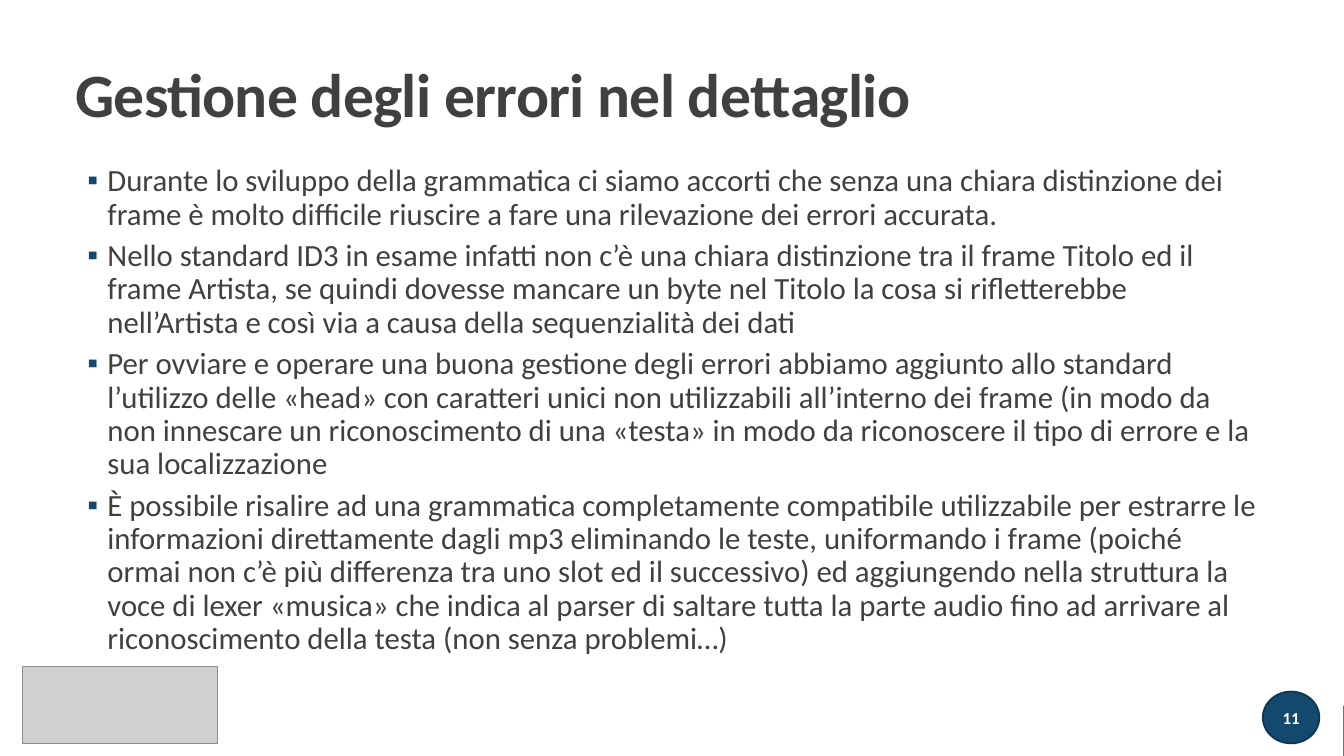
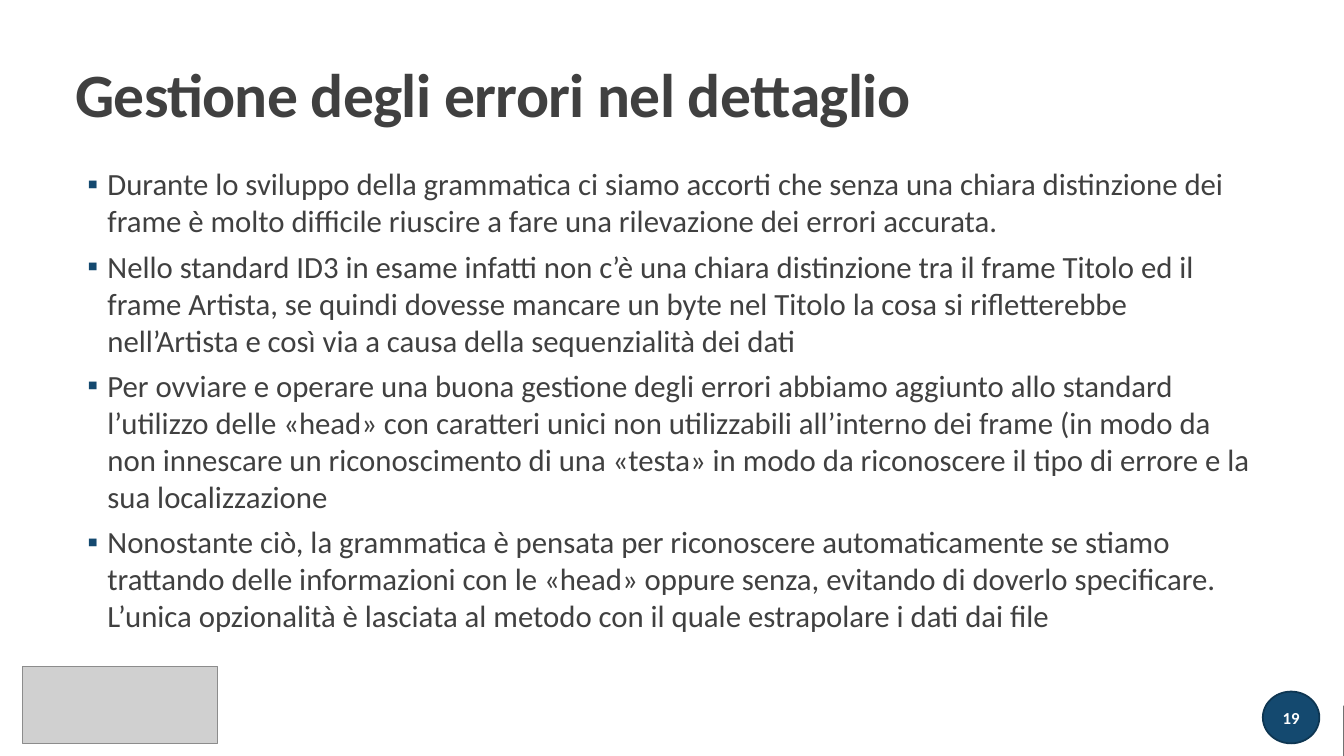
Before and after one commit to atusghen/SimpleID3, a slide deck: slide 19 of presentazione tecnica.pptx (slide 11 before the commit). Drawn at 1344x756 pixels with LibreOffice and Linux fonts; fonts in the diff are those of the drawing; grey boxes stand for pictures. Boxes give left, top, right and bottom in pixels: in the first picture for what was removed or moved away, otherwise in the second. Text is boxed around its words. In the diff, an @@ line names an element or a change of style, - is before the commit and + after.

```diff
--- a/presentazione tecnica.pptx
+++ b/presentazione tecnica.pptx
@@ text at <box>107,173,1249,508</box>: line spacing 0.9 to 1 @@
@@ text at <box>107,531,1216,632</box>: text changed @@
-  ▪ È possibile risalire ad una grammatica completamente compatibile utilizzabile per estrarre le informazioni direttamente dagli mp3 eliminando le teste, uniformando i frame (poiché ormai non c’è più differenza tra uno slot ed il successivo) ed aggiungendo nella struttura la voce di lexer «musica» che indica al parser di saltare tutta la parte audio fino ad arrivare al riconoscimento della testa (non senza problemi…)
+  ▪ Nonostante ciò, la grammatica è pensata per riconoscere automaticamente se stiamo trattando delle informazioni con le «head» oppure senza, evitando di doverlo specificare. L’unica opzionalità è lasciata al metodo con il quale estrapolare i dati dai file
@@ page number at <box>1283,713,1300,724</box>: text changed @@
-11
+19
```
Also in this commit, not shown: 3 other slides changed, 13 slides added, 4 slides removed, 3 other files.
